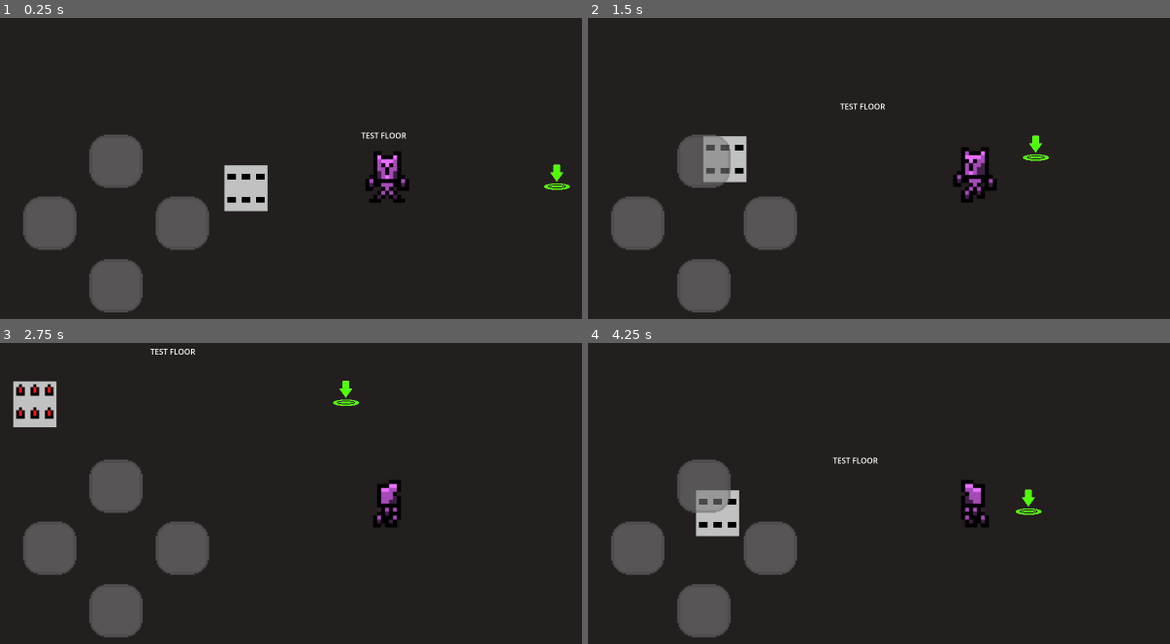
Above: before the commit, frames 1-4 (two rows, left to right).
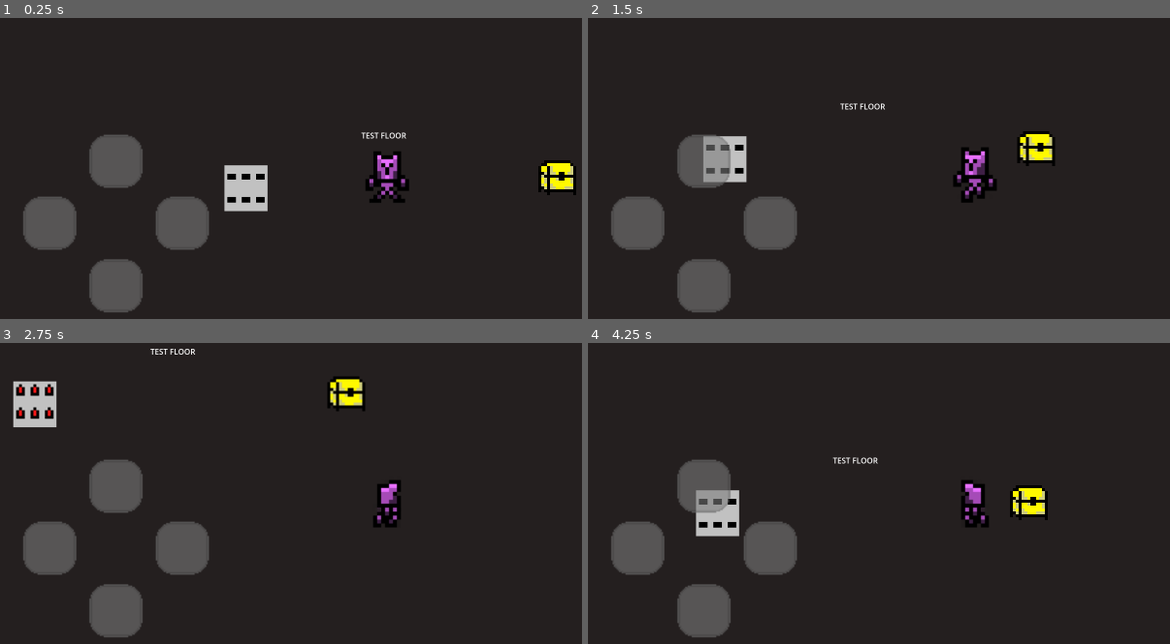
Above: after the commit, the same moments.

Repository: alain-cheng/MOBDEVE-MP
Game: Godot game, scene res://main.tscn
Two runs of this game, one before a commit and one after it. Both use one fixed random seed, a clock stepped at 60 frames per second and the inputs below.
Inputs:
- Up to frame 1 (0.25 s): no input
- Up to frame 2 (1.5 s): tap Enter at 0.5 s; hold Right (ui_right) 0.53-1.28 s; hold Down (ui_down) from 1.28 s (still down)
- Up to frame 3 (2.75 s): release Down (ui_down) at 2.03 s; hold Right (ui_right) from 2.03 s (still down)
- Up to frame 4 (4.25 s): release Right (ui_right) at 2.78 s; hold Up (ui_up) 2.78-3.53 s; hold Left (ui_left) from 3.53 s (still down)

The runs differ from the first frame. In frame 1, 0.7% of the frame differs, in the area x 92-99%, y 47-59%; in frame 2, 0.6%; in frame 3, 0.6%; in frame 4, 0.7%.

Commit message:
Endpoint changes to treasurechest on last floor

Diff:
--- a/app/src/main/assets/environment/interactive/end_point/End_Point.gd
+++ b/app/src/main/assets/environment/interactive/end_point/End_Point.gd
@@ -1,9 +1,16 @@
 extends Area2D
 
+@onready var flooranim = get_node("FloorSprite")
+@onready var floatanim = get_node("FloatSprite")
 
 # Called when the node enters the scene tree for the first time.
 func _ready():
-	pass # Replace with function body.
+	if(!PlayerData.lastFloor):
+		flooranim.play("nextfloor")
+		floatanim.play("nextfloor")
+	else:
+		flooranim.play("treasure")
+		floatanim.play("treasure")
 
 func _on_body_entered(body):
 	if body.name == "Player": #Detects if Player enters the endpoint
--- a/app/src/main/assets/environment/interactive/end_point/End_Point.tscn
+++ b/app/src/main/assets/environment/interactive/end_point/End_Point.tscn
@@ -1,31 +1,67 @@
-[gd_scene load_steps=5 format=3 uid="uid://owiom6kwwpmy"]
+[gd_scene load_steps=8 format=3 uid="uid://owiom6kwwpmy"]
 
 [ext_resource type="Script" path="res://environment/interactive/end_point/End_Point.gd" id="1_8qe24"]
-[ext_resource type="Texture2D" uid="uid://cfquvbo1a334j" path="res://sprites/environment/interactive/end_point/placeholder/end_point_placeholder.png" id="1_8ulgo"]
+[ext_resource type="Texture2D" uid="uid://cdsj0y1h5kadf" path="res://sprites/environment/interactive/end_point/TreasureChest.png" id="2_bk05t"]
+[ext_resource type="Texture2D" uid="uid://dady6wbunm6k8" path="res://sprites/environment/interactive/end_point/actual/Endcircle.png" id="2_s1fjj"]
+[ext_resource type="Texture2D" uid="uid://cwup3vicp7ay3" path="res://sprites/environment/interactive/end_point/actual/Endpoint.png" id="4_wb3bo"]
 
 [sub_resource type="SpriteFrames" id="SpriteFrames_wjwmu"]
 animations = [{
 "frames": [{
 "duration": 1.0,
-"texture": ExtResource("1_8ulgo")
+"texture": ExtResource("2_s1fjj")
 }],
-"loop": true,
-"name": &"default",
+"loop": false,
+"name": &"nextfloor",
+"speed": 5.0
+}, {
+"frames": [{
+"duration": 1.0,
+"texture": ExtResource("2_bk05t")
+}],
+"loop": false,
+"name": &"treasure",
 "speed": 5.0
 }]
 
 [sub_resource type="RectangleShape2D" id="RectangleShape2D_1w6gq"]
-size = Vector2(5, 4)
+size = Vector2(76, 13)
+
+[sub_resource type="SpriteFrames" id="SpriteFrames_vn65a"]
+animations = [{
+"frames": [{
+"duration": 1.0,
+"texture": ExtResource("4_wb3bo")
+}],
+"loop": false,
+"name": &"nextfloor",
+"speed": 5.0
+}, {
+"frames": [{
+"duration": 1.0,
+"texture": null
+}],
+"loop": false,
+"name": &"treasure",
+"speed": 5.0
+}]
 
 [node name="EndPoint" type="Area2D"]
-z_index = -1
 script = ExtResource("1_8qe24")
 
-[node name="AnimatedSprite2D" type="AnimatedSprite2D" parent="."]
+[node name="FloorSprite" type="AnimatedSprite2D" parent="."]
+z_index = -1
 sprite_frames = SubResource("SpriteFrames_wjwmu")
+animation = &"nextfloor"
 
 [node name="CollisionShape2D" type="CollisionShape2D" parent="."]
-position = Vector2(-0.5, 18)
+position = Vector2(0, 32.5)
 shape = SubResource("RectangleShape2D_1w6gq")
 
+[node name="FloatSprite" type="AnimatedSprite2D" parent="."]
+z_index = 1
+position = Vector2(0, -20)
+sprite_frames = SubResource("SpriteFrames_vn65a")
+animation = &"nextfloor"
+
 [connection signal="body_entered" from="." to="." method="_on_body_entered"]
Binary file added: app/src/main/assets/sprites/environment/interactive/end_point/TreasureChest.png
Not shown, added: app/src/main/assets/sprites/environment/interactive/end_point/TreasureChest.png.import
Binary file added: app/src/main/assets/sprites/environment/interactive/end_point/actual/Endcircle.png
Not shown, added: app/src/main/assets/sprites/environment/interactive/end_point/actual/Endcircle.png.import
Binary file added: app/src/main/assets/sprites/environment/interactive/end_point/actual/Endpoint.png
Not shown, added: app/src/main/assets/sprites/environment/interactive/end_point/actual/Endpoint.png.import
